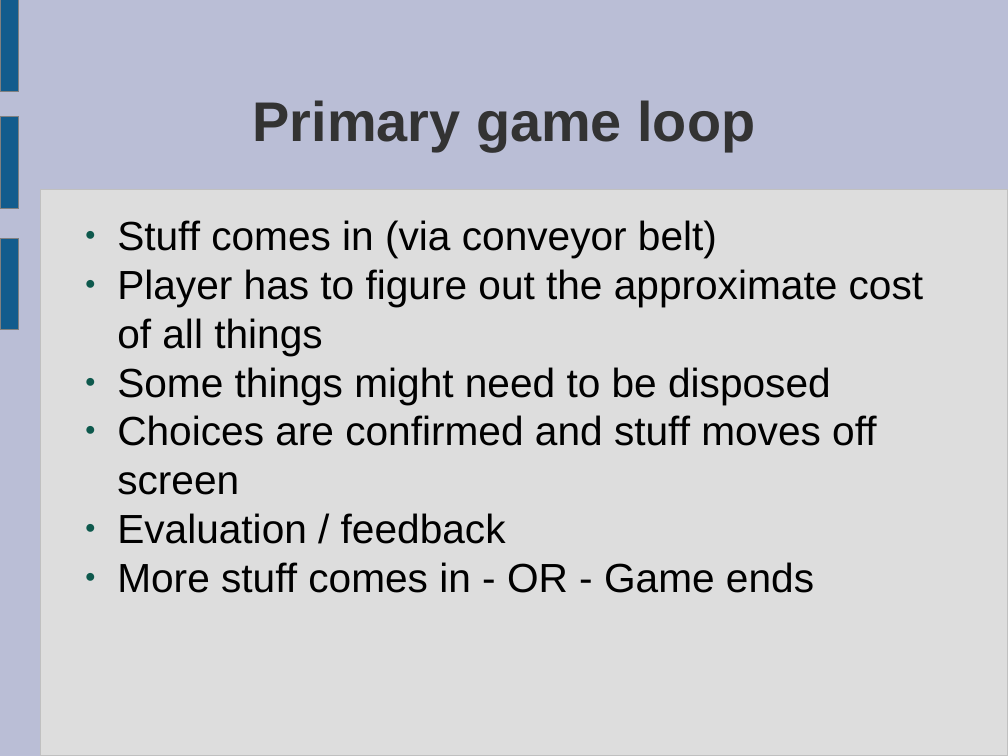
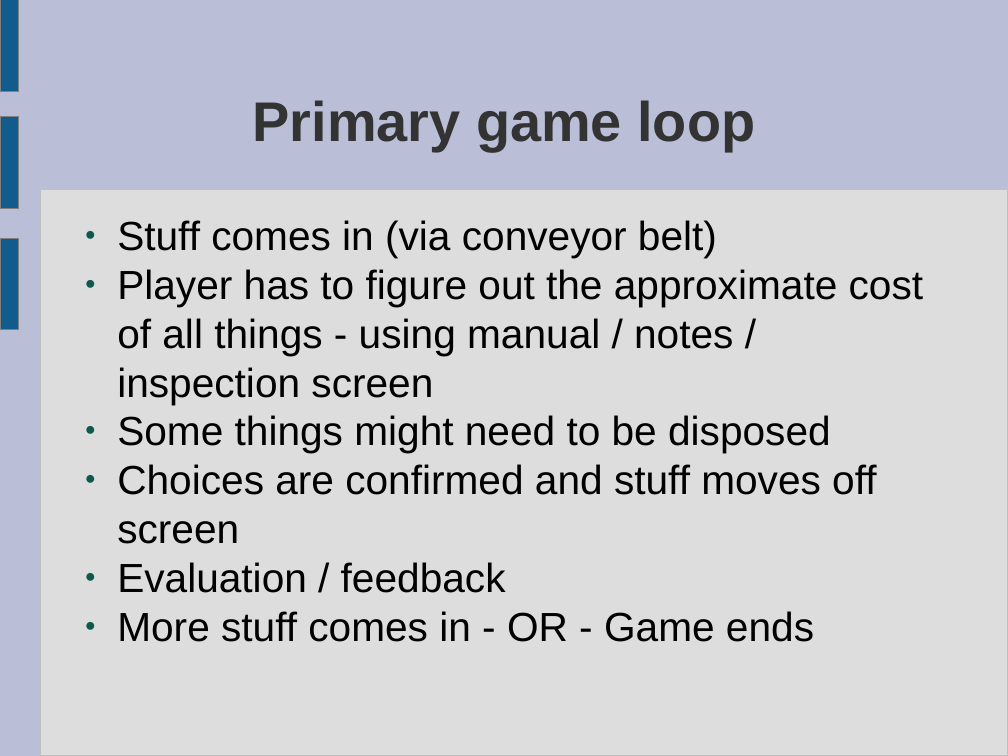
Before and after one commit to ktosox/JingleGameJam2024, a slide deck: slide 5 of GDD.odp. Drawn at 1008x756 pixels with LibreOffice and Linux fonts; fonts in the diff are those of the drawing. Boxes give left, top, right and bottom in pixels: in the first picture for what was removed or moved away, otherwise in the second. Text is boxed around its words. In the diff, an @@ line names an element or a change of style, - is before the commit and + after.

```diff
--- a/GDD.odp
+++ b/GDD.odp
@@ text at box(117, 269, 923, 404): text changed @@
-● Player has to figure out the approximate cost of all things
+● Player has to figure out the approximate cost of all things - using manual / notes / inspection screen
```
Also in this commit, not shown: 11 other slides changed, 2 slides added, 11 other files.
